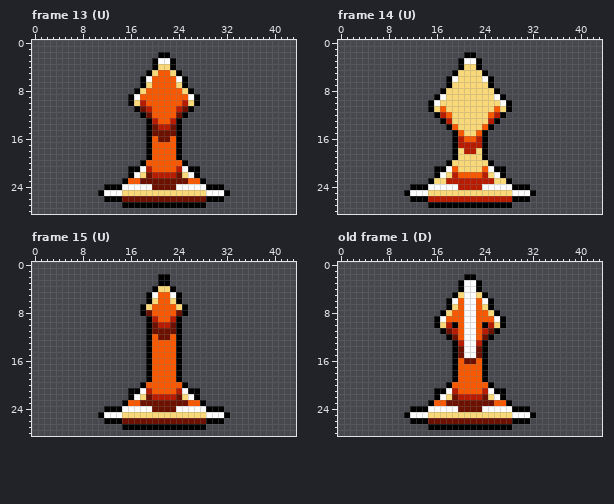
Pixel-art file, stored at assets/enemies/24_zoureg.aseprite. The picture above is the old version.
44x29 pixels, 15 frames. Shown: frame 13 (U), frame 14 (U), frame 15 (U), old frame 1 (D). The commit also changed other frames, which this record leaves out.
New version:
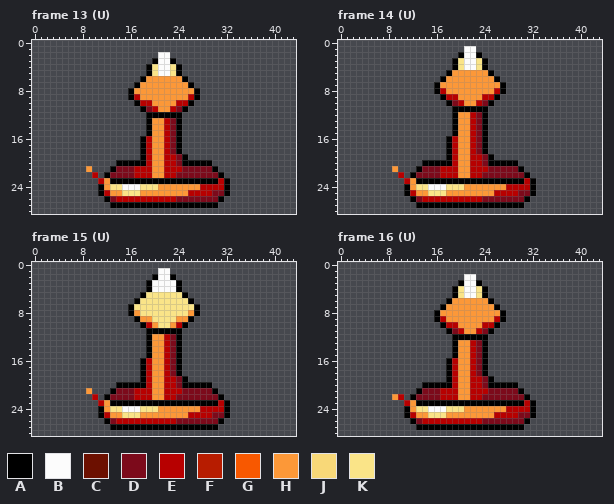
Palette (. is transparent): A #000000  B #fcfcfc  C #6c1000  D #7c0a1b  E #b70000  F #b71c00  G #f85800  H #fc9838  J #f8d878  K #fae488
A new or re-ordered frame is compared with the old frame closest to it.
Change:
frames 15 -> 18
Changed rows in their new state; - is an unchanged pixel.
Frame 13 (U):
first column x 9:
 2 ------------BB----------
 4 ----------AKBBKA--------
 5 -----------KBBK---------
 6 ----------HHHHHH--------
 7 --------AHHHHHHHHA------
 8 -------AHHHHHHHHHHA-----
 9 --------EHHHHHHHHE------
10 -------.AEEHHHHEEA.-----
11 --------.ADEHHEDA.------
12 ---------.AAAAAA.-------
13 -----------HHED---------
14 -----------HHED---------
15 -----------HHED---------
16 ---------AEHHED---------
17 ---------AEHHED---------
18 ---------AEHHED---------
19 ---------AEHHEEDA-------
20 -----AAAA-EHHEED-AAAA---
21 H---ADDDEEEHHEEEDDDDDA--
22 -E-ADDDDEEEHHEEDDDDDDDA-
23 --EHAA-AAAAAAAAAAAA-AAEA
24 --AHKK---KKKHHHHHHHEEEEA
25 ---EHHKKKHHHHHHHHEEEEDD-
26 ----DEEEEEEEEEEDDDDDDD--
27 ----AA--------------AA--
Frame 14 (U):
first column x 9:
 1 ------------BB----------
 2 -----------ABBA---------
 3 ----------AK--KA--------
 4 ----------AKBBKA--------
 5 ---------AHHHHHHA-------
 6 --------AHHHHHHHHA------
 7 -------AHHHHHHHHHHA-----
 8 -------AEHHHHHHHHEA-----
 9 -------.AEEHHHHEEA.-----
10 ------...ADEHHEDA...----
11 ------....AAAAAA....----
12 -------...AHHEDA...-----
13 --------..AHHEDA..------
14 ---------.AHHEDA.-------
15 -----------HHED---------
16 ---------AEHHED---------
17 ---------AEHHED---------
18 ---------AEHHED---------
19 ---------AEHHEEDA-------
20 -----AAAA-EHHEED-AAAA---
21 H---ADDDEEEHHEEEDDDDDA--
22 -E-ADDDDEEEHHEEDDDDDDDA-
23 --EHAA-AAAAAAAAAAAA-AAEA
24 --AHKK---KKKHHHHHHHEEEEA
25 ---EHHKKKHHHHHHHHEEEEDD-
26 ----DEEEEEEEEEEDDDDDDD--
27 ----AA--------------AA--
Frame 15 (U):
first column x 9:
 1 ------------BB----------
 2 -----------ABBA---------
 3 ----------ABBBBA--------
 4 ----------ABBBBA--------
 5 ---------AKKKKKKA-------
 6 --------AKKKKKKKKA------
 7 -------AKKKKKKKKKKA-----
 8 -------AHKKKKKKKKHA-----
 9 --------AHHKKKKHHA------
10 ---------AEHKKHEA-------
11 -----------AAAA---------
12 -----------HHED---------
13 -----------HHED---------
14 -----------HHED---------
15 -----------HHED---------
16 ---------AEHHED---------
17 ---------AEHHED---------
18 ---------AEHHED---------
19 ---------AEHHEEDA-------
20 -----AAAA-EHHEED-AAAA---
21 H---ADDDEEEHHEEEDDDDDA--
22 -E-ADDDDEEEHHEEDDDDDDDA-
23 --EHAA-AAAAAAAAAAAA-AAEA
24 --AHKK---KKKHHHHHHHEEEEA
25 ---EHHKKKHHHHHHHHEEEEDD-
26 ----DEEEEEEEEEEDDDDDDD--
27 ----AA--------------AA--
Frame 16 (U) is new; against old frame 1 (D):
first column x 9:
 2 ------------BB----------
 4 ----------AK--KA--------
 5 -----------K--K---------
 6 ----------HHHHHH--------
 7 --------AHHHHHHHHA------
 8 -------AHHHHHHHHHHA-----
 9 --------EHHHHHHHHE------
10 -------.AEEHHHHEEA.-----
11 --------.ADEHHEDA.------
12 ---------.AAAAAA.-------
13 -----------HHED---------
14 -----------HHED---------
15 -----------HHED---------
16 ---------AEHHED---------
17 ---------AEHHED---------
18 ---------AEHHED---------
19 ---------AEHHEEDA-------
20 -----AAAA-EHHEED-AAAA---
21 ----ADDDEEEHHEEEDDDDDA--
22 HE-ADDDDEEEHHEEDDDDDDDA-
23 --EHAA-AAAAAAAAAAAA-AAEA
24 --AHKK---KKKHHHHHHHEEEEA
25 ---EHHKKKHHHHHHHHEEEEDD-
26 ----DEEEEEEEEEEDDDDDDD--
27 ----AA--------------AA--
